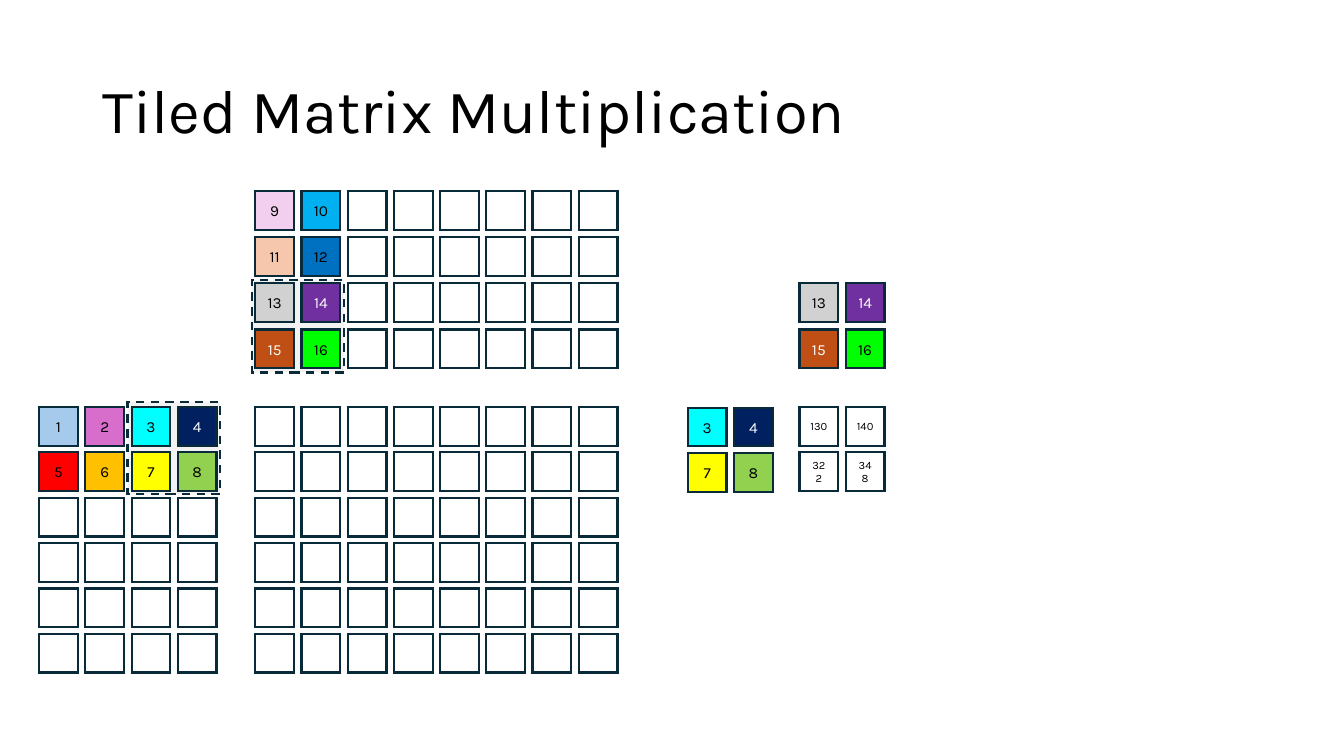
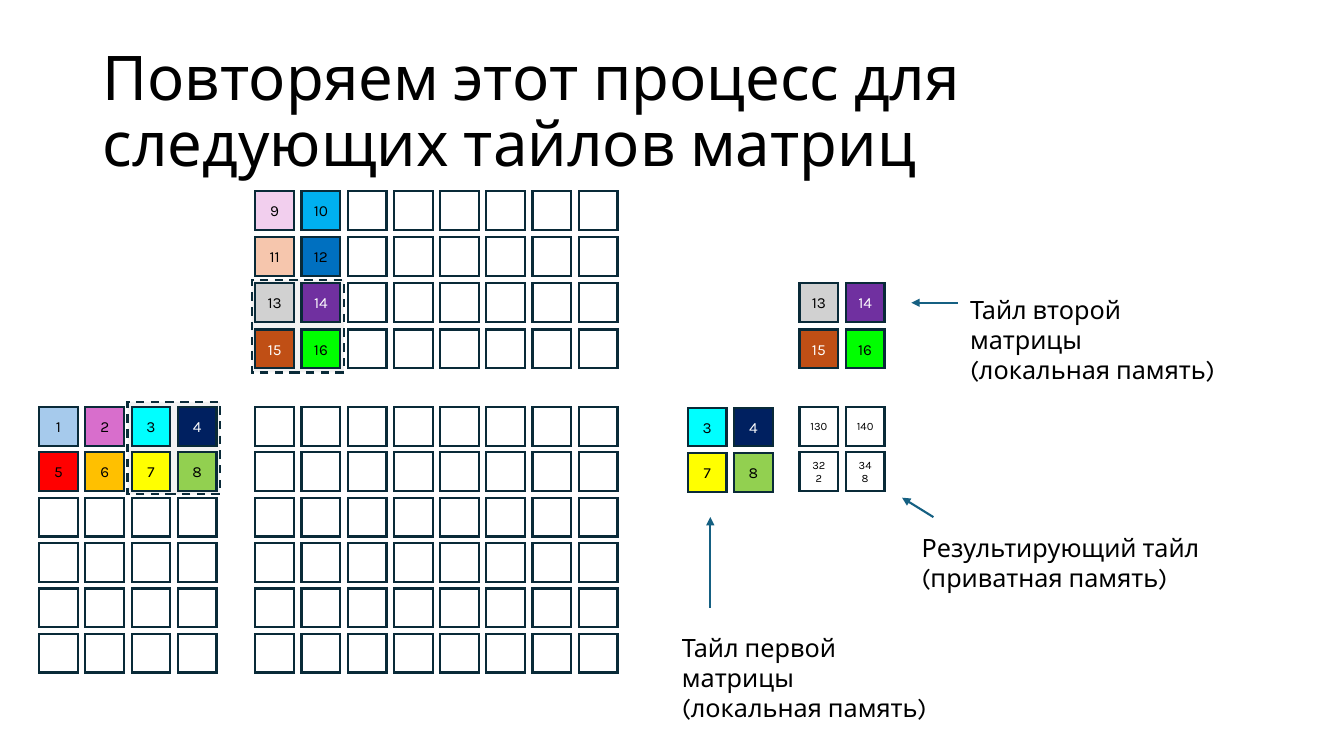
Before and after one commit to alexey-malov/pc, a slide deck: slide 49 of lectures/13/Open CL.pptx (slide 32 before the commit). Drawn at 1344x756 pixels with LibreOffice and Linux fonts; fonts in the diff are those of the drawing. Boxes give left, top, right and bottom in pixels: in the first picture for what was removed or moved away, otherwise in the second. Text is boxed around its words. In the diff, an @@ line names an element or a change of style, - is before the commit and + after.

```diff
--- a/lectures/13/Open CL.pptx
+++ b/lectures/13/Open CL.pptx
@@ title at [102,56,960,181]: text changed @@
-Tiled Matrix Multiplication
+Повторяем этот процесс для следующих тайлов матриц
@@ arrow added from (958, 302) to (911, 302), #156082 1.5 pt @@
@@ text added at [970,300,1206,380], 18 pt, text #000000 @@
+Тайл второй матрицы (локальная память)
@@ arrow added from (934, 517) to (902, 498), #156082 1.5 pt @@
@@ arrow added from (711, 608) to (711, 517), #156082 1.5 pt @@
@@ text added at [922,538,1200,593], 18 pt, text #000000 @@
+Результирующий тайл (приватная память)
@@ text added at [682,638,918,718], 18 pt, text #000000 @@
+Тайл первой матрицы (локальная память)
```
Also in this commit, not shown: 18 other slides changed, 29 slides added, 3 slides removed.
